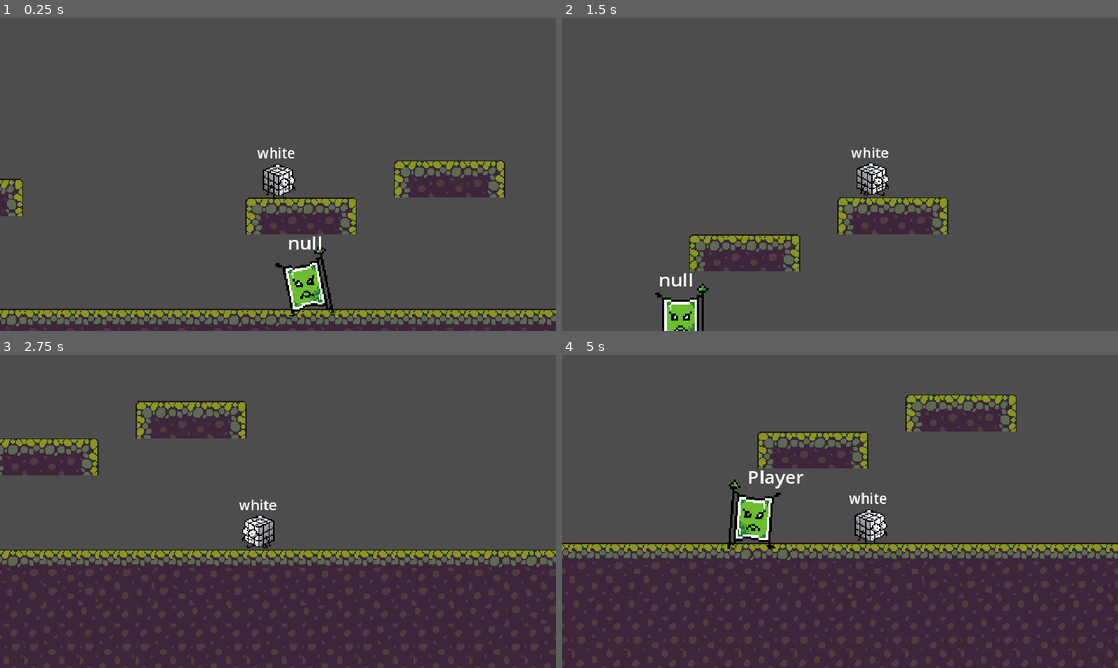
Above: before the commit, frames 1-4 (two rows, left to right).
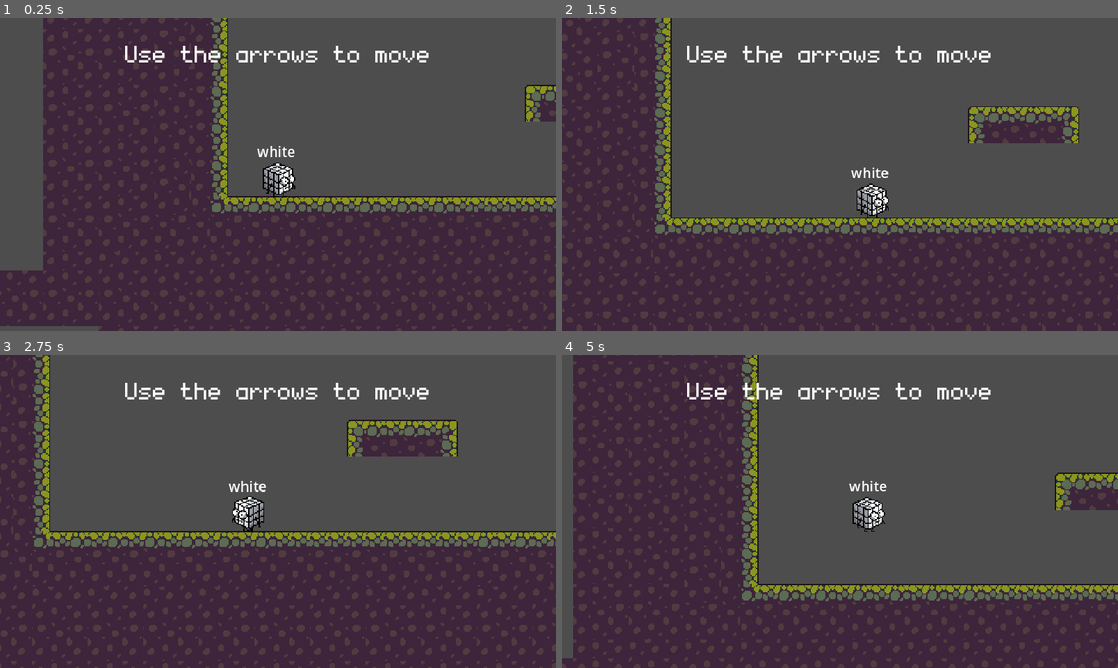
Above: after the commit, the same moments.

Repository: cauesmelo/minigamejam-22
Game: Godot game, scene res://scenes/world.tscn
The game is run twice, just before and just after one commit, with the same random seed, the same clock (stepped at 60 frames per second) and the same inputs.
Inputs:
- Up to frame 1 (0.25 s): no input
- Up to frame 2 (1.5 s): hold Right (mv_right) from 0.53 s (still down); tap W (mv_up) at 0.77 s
- Up to frame 3 (2.75 s): tap W (mv_up) at 1.52 s; release Right (mv_right) at 2.03 s; hold Left (mv_left) from 2.03 s (still down)
- Up to frame 4 (5 s): tap W (mv_up) at 3.02, 3.77, 4.52 s; release Left (mv_left) at 4.28 s; hold Right (mv_right) from 4.28 s (still down)

The runs differ from the first frame. In frame 1, 53% of the frame differs, in the area x 0-100%, y 0-100%; in frame 2, 46%; in frame 3, 21%; in frame 4, 37%.

Commit message:
feat: enemy detection

Diff:
--- a/project.godot
+++ b/project.godot
@@ -14,6 +14,10 @@
 run/main_scene="res://scenes/world.tscn"
 config/features=PackedStringArray("4.1", "GL Compatibility")
 config/icon="res://icon.svg"
+
+[autoload]
+
+Global="*res://scripts/global.gd"
 
 [display]
 
--- a/scenes/level_green.tscn
+++ b/scenes/level_green.tscn
@@ -846,10 +846,10 @@
 [node name="TileMap" type="TileMap" parent="."]
 tile_set = SubResource("TileSet_e7b5s")
 format = 2
-layer_0/tile_data = PackedInt32Array(917504, 524288, 3, 9830 …(20976 unchanged characters)… 864, 131072, 3, 1507400, 131072, 4, 524313, 0, 0, 589849, 0, 1, 524314, 65536, 0, 589850, 65536, 1, 524315, 131072, 0, 589851, 131072, 1, 524316, 196608, 0, 589852, 196608, 1, 524317, 262144, 0, 589853, 262144, 1, 524318, 327680, 0, 589854, 327680, 1, 393249, 0, 0, 458785, 0, 1, 393250, 65536, 0, 458786, 65536, 1, 393251, 131072, 0, 458787, 131072, 1, 393252, 196608, 0, 458788, 196608, 1, 393253, 262144, 0, 458789, 262144, 1, 393254, 327680, 0, 458790, 327680, 1, 458759, 0, 0, 524295, 0, 1, 458760, 65536, 0, 524296, 65536, 1, 458761, 131072, 0, 524297, 131072, 1, 458762, 196608, 0, 524298, 196608, 1, 458763, 262144, 0, 524299, 262144, 1, 458764, 327680, 0, 524300, 327680, 1)
+layer_0/tile_data = PackedInt32Array(917504, 524288, 3, 9830 …(20976 unchanged characters)… 864, 131072, 3, 1507400, 131072, 4, 524305, 0, 0, 589841, 0, 1, 524306, 65536, 0, 589842, 65536, 1, 524307, 131072, 0, 589843, 131072, 1, 524308, 196608, 0, 589844, 196608, 1, 524309, 262144, 0, 589845, 262144, 1, 524310, 327680, 0, 589846, 327680, 1, 458797, 0, 0, 524333, 0, 1, 458798, 65536, 0, 524334, 65536, 1, 458799, 131072, 0, 524335, 131072, 1, 458800, 196608, 0, 524336, 196608, 1, 458801, 262144, 0, 524337, 262144, 1, 458802, 327680, 0, 524338, 327680, 1, 262199, 0, 0, 327735, 0, 1, 262200, 65536, 0, 327736, 65536, 1, 262201, 131072, 0, 327737, 131072, 1, 262202, 196608, 0, 327738, 196608, 1, 262203, 262144, 0, 327739, 262144, 1, 262204, 327680, 0, 327740, 327680, 1, 524357, 0, 0, 589893, 0, 1, 524358, 65536, 0, 589894, 65536, 1, 524359, 131072, 0, 589895, 131072, 1, 524360, 196608, 0, 589896, 196608, 1, 524361, 262144, 0, 589897, 262144, 1, 524362, 327680, 0, 589898, 327680, 1)
 
 [node name="Soldier" parent="." instance=ExtResource("3_pq242")]
-position = Vector2(462, 197)
+position = Vector2(868, 203)
 
 [node name="Player" parent="." instance=ExtResource("2_ewt1m")]
-position = Vector2(428, 102)
+position = Vector2(59, 200)
--- a/scenes/player.tscn
+++ b/scenes/player.tscn
@@ -1,8 +1,9 @@
-[gd_scene load_steps=19 format=3 uid="uid://cs064gc5ciweg"]
+[gd_scene load_steps=21 format=3 uid="uid://cs064gc5ciweg"]
 
 [ext_resource type="Script" path="res://scripts/Player.gd" id="1_1ybfg"]
 [ext_resource type="Script" path="res://scripts/player_movement_data.gd" id="2_40h82"]
 [ext_resource type="Texture2D" uid="uid://cto7fqdkf6wrb" path="res://assets/rubik.png" id="2_51lpf"]
+[ext_resource type="FontFile" uid="uid://b2eveva78xecr" path="res://assets/font.ttf" id="4_rk1px"]
 
 [sub_resource type="Resource" id="Resource_25b5o"]
 script = ExtResource("2_40h82")
@@ -120,6 +121,10 @@
 "speed": 6.0
 }]
 
+[sub_resource type="Theme" id="Theme_at5pu"]
+default_font = ExtResource("4_rk1px")
+default_font_size = 32
+
 [node name="Player" type="CharacterBody2D"]
 position = Vector2(2.08165e-12, 2.08165e-12)
 script = ExtResource("1_1ybfg")
@@ -134,7 +139,7 @@
 animation = &"run"
 autoplay = "idle"
 
-[node name="Camera2D" type="Camera2D" parent="."]
+[node name="cam" type="Camera2D" parent="."]
 position_smoothing_enabled = true
 
 [node name="CoyoteJumpTimer" type="Timer" parent="."]
@@ -147,3 +152,13 @@
 theme_override_font_sizes/normal_font_size = 12
 bbcode_enabled = true
 text = "[center]white[/center]"
+
+[node name="CanvasLayer" type="CanvasLayer" parent="."]
+
+[node name="txt" type="RichTextLabel" parent="CanvasLayer"]
+offset_top = 16.0
+offset_right = 480.0
+offset_bottom = 256.0
+theme = SubResource("Theme_at5pu")
+bbcode_enabled = true
+text = "[center]Use the arrows to move[/center]"
--- a/scenes/soldier.tscn
+++ b/scenes/soldier.tscn
@@ -37,18 +37,6 @@
 [sub_resource type="AtlasTexture" id="AtlasTexture_yhfxe"]
 atlas = ExtResource("1_mp10q")
 region = Rect2(516, 0, 86, 67)
-
-[sub_resource type="AtlasTexture" id="AtlasTexture_yoeoq"]
-atlas = ExtResource("1_mp10q")
-region = Rect2(602, 0, 86, 67)
-
-[sub_resource type="AtlasTexture" id="AtlasTexture_qylwu"]
-atlas = ExtResource("1_mp10q")
-region = Rect2(688, 0, 86, 67)
-
-[sub_resource type="AtlasTexture" id="AtlasTexture_af5rd"]
-atlas = ExtResource("1_mp10q")
-region = Rect2(774, 0, 86, 67)
 
 [sub_resource type="AtlasTexture" id="AtlasTexture_pql4n"]
 atlas = ExtResource("1_mp10q")
@@ -105,19 +93,10 @@
 }, {
 "duration": 1.0,
 "texture": SubResource("AtlasTexture_yhfxe")
-}, {
-"duration": 1.0,
-"texture": SubResource("AtlasTexture_yoeoq")
-}, {
-"duration": 1.0,
-"texture": SubResource("AtlasTexture_qylwu")
-}, {
-"duration": 1.0,
-"texture": SubResource("AtlasTexture_af5rd")
 }],
-"loop": true,
+"loop": false,
 "name": &"attack",
-"speed": 5.0
+"speed": 30.0
 }, {
 "frames": [{
 "duration": 1.0,
@@ -164,8 +143,10 @@
 [node name="sprite" type="AnimatedSprite2D" parent="."]
 position = Vector2(-5, -7)
 sprite_frames = SubResource("SpriteFrames_fwg8g")
-animation = &"run"
+animation = &"attack"
 autoplay = "idle"
+frame = 6
+frame_progress = 1.0
 
 [node name="collision" type="CollisionShape2D" parent="."]
 position = Vector2(2.08165e-12, 2.08165e-12)
@@ -173,13 +154,14 @@
 
 [node name="raycast2" type="RayCast2D" parent="."]
 position = Vector2(0, -12)
-target_position = Vector2(-100, 2.08165e-12)
+target_position = Vector2(-200, 2.08165e-12)
 
 [node name="raycast" type="RayCast2D" parent="."]
 position = Vector2(0, 18)
-target_position = Vector2(-100, 2.08165e-12)
+target_position = Vector2(-200, 2.08165e-12)
 
 [node name="text" type="RichTextLabel" parent="."]
+visible = false
 offset_left = -16.0
 offset_top = -48.0
 offset_right = 104.0
--- a/scenes/world.tscn
+++ b/scenes/world.tscn
@@ -7,4 +7,8 @@
 script = ExtResource("1_1uut8")
 
 [node name="level_green" parent="." instance=ExtResource("2_g7lof")]
-position = Vector2(420.079, 3.35787)
+position = Vector2(2.08165e-12, 2.08165e-12)
+
+[node name="global_cam" type="Camera2D" parent="."]
+position = Vector2(368, 232)
+enabled = false
--- a/scripts/Player.gd
+++ b/scripts/Player.gd
@@ -6,6 +6,9 @@
 var gravity = ProjectSettings.get_setting("physics/2d/default_gravity")
 var Colors = preload("res://scripts/colors.gd").names
 
+var is_dead = false
+var wait_death = 0.2
+
 @onready var animated_sprite_2d = $sprite
 @onready var coyote_jump_timer = $CoyoteJumpTimer
 @onready var starting_position = global_position
@@ -13,6 +16,11 @@
 var color = Colors.WHITE
 
 func _physics_process(delta):
+
+	if is_dead:
+		handle_death(delta)
+		return
+
 	apply_gravity(delta)
 	handle_jump()
 	var input_axis = Input.get_axis("mv_left", "mv_right")
@@ -72,3 +80,23 @@
 
 func _on_hazard_detector_area_entered(_area):
 	global_position = starting_position
+
+func handle_death(delta):
+	wait_death -= delta
+
+	if wait_death < 0:
+		velocity.y += gravity * movement_data.gravity_scale * delta
+		velocity.x = 0
+		move_and_slide()
+
+
+func die():
+	is_dead = true
+	$collision.disabled = true
+	velocity.y = movement_data.jump_velocity
+	$sprite.stop()
+	$cam.enabled = false
+	var world = get_tree().get_root().get_child(1)
+	var global_cam = world.get_node("global_cam")
+	global_cam.position = position
+	global_cam.enabled = true
--- /dev/null
+++ b/scripts/global.gd
@@ -0,0 +1,11 @@
+extends Node
+
+
+# Called when the node enters the scene tree for the first time.
+func _ready():
+	pass # Replace with function body.
+
+
+# Called every frame. 'delta' is the elapsed time since the previous frame.
+func _process(_delta):
+	pass
--- a/scripts/soldier.gd
+++ b/scripts/soldier.gd
@@ -1,8 +1,7 @@
 extends CharacterBody2D
 
 @export var movement_data : EnemyMovementData
-@onready var raycast = $raycast
-@onready var raycast2 = $raycast2
+@onready var raycasts = [$raycast, $raycast2]
 @onready var txt = $text
 
 var direction = -1
@@ -10,6 +9,8 @@
 var speed = 50.0
 var acceleration = 800.0
 var moving_timer = 0.0
+var atk = false
+var target
 
 func _ready():
 	$sprite.play("run")
@@ -18,13 +19,17 @@
 func _physics_process(delta):
 	moving_timer += delta
 
+	if atk:
+		handle_atk(delta)
+		return
+
 
 	if moving_timer > movement_data.flip_time:
 		moving_timer = 0
 		direction *= -1
 		$sprite.flip_h = direction == 1
-		raycast.target_position.x *= -1
-		raycast2.target_position.x *= -1
+		for raycast in raycasts:
+			raycast.target_position.x *= -1
 
 	velocity.x = move_toward(velocity.x, speed * direction, acceleration * delta)
 
@@ -32,11 +37,28 @@
 	move_and_slide()
 	check_collision()
 
+func handle_atk(delta):
+	var t = delta * 8
+	self.position = self.position.lerp(target, t)
+
 
 func check_collision():
-	if raycast.is_colliding():
-		txt.text = raycast.get_collider().name
-	elif raycast2.is_colliding():
-		txt.text = raycast2.get_collider().name
-	else:
-		txt.text = "null"
+	for raycast in raycasts:
+		if raycast.is_colliding():
+			var collider = raycast.get_collider()
+
+			if collider.name != "Player":
+				break
+
+			txt.text = collider.name
+			raycast.enabled = false
+			kill(collider)
+			return
+
+	txt.text = "null"
+
+func kill(node):
+	node.die()
+	target = node.position
+	atk = true
+	$sprite.play("attack")
Binary file added: assets/cone_de_visao.png
Not shown, added: assets/cone_de_visao.png.import
Binary file added: assets/font.ttf
Not shown, added: assets/font.ttf.import
Not shown: 1 places in scenes/soldier.tscn that only renumber resources
Not shown, changed: .DS_Store
